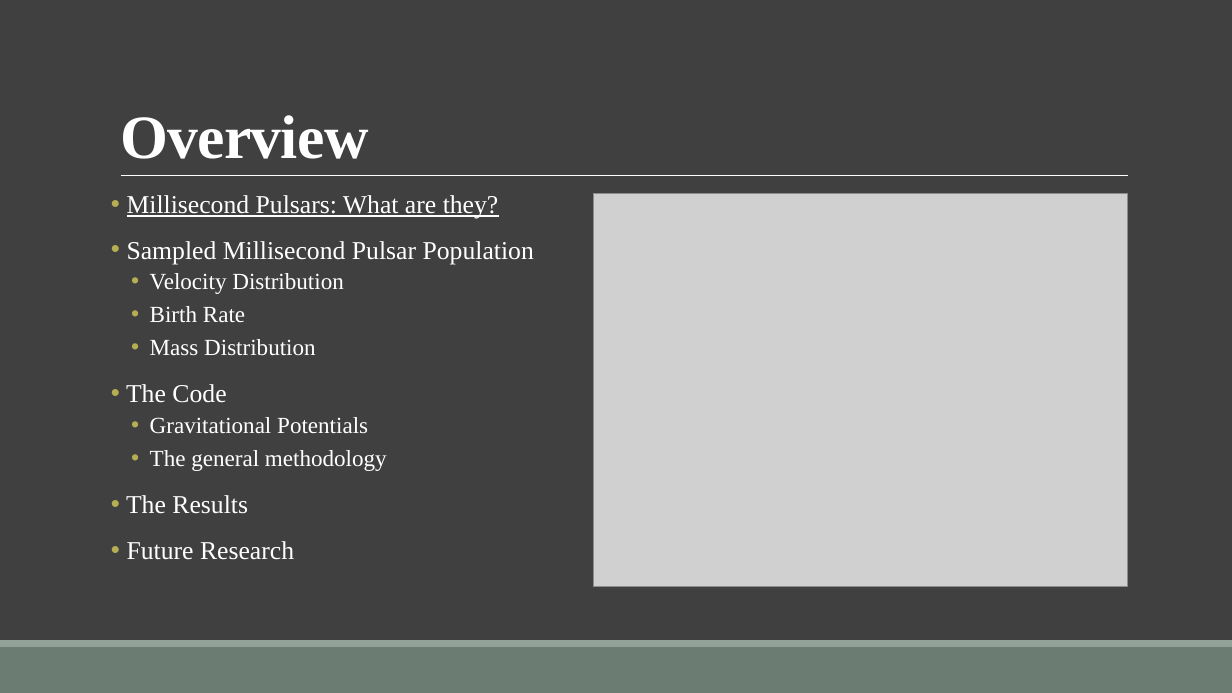
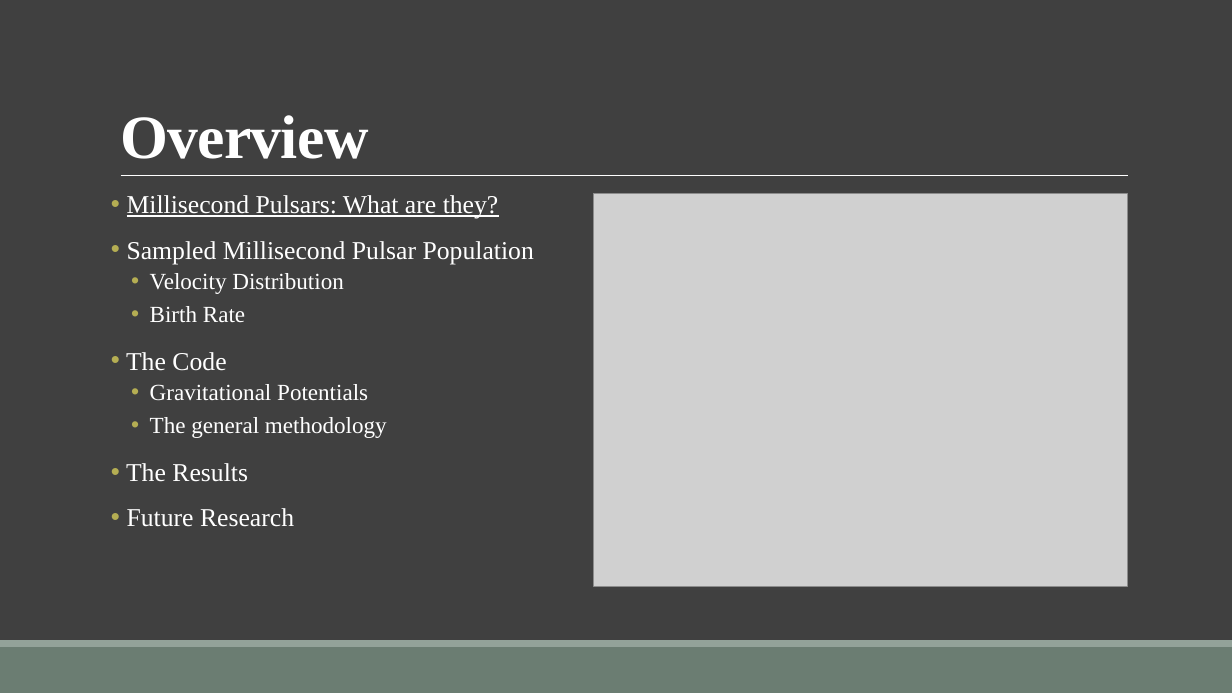
Before and after one commit to ErwanH29/Team-B-Millisecond-Pulsars, a slide deck: slide 4 of Documents/The Milky Way and its Millisecond Pulsar Population.pptx. Drawn at 1232x693 pixels with LibreOffice and Linux fonts; fonts in the diff are those of the drawing; grey boxes stand for pictures. Boxes give left, top, right and bottom in pixels: in the first picture for what was removed or moved away, otherwise in the second. Text is boxed around its words. In the diff, an @@ line names an element or a change of style, - is before the commit and + after.

```diff
--- a/Documents/The Milky Way and its Millisecond Pulsar Population.pptx
+++ b/Documents/The Milky Way and its Millisecond Pulsar Population.pptx
@@ text at (x1=150, y1=339, x2=316, y2=355): paragraph removed @@
-  • Mass Distribution
```
Also in this commit, not shown: 4 other slides changed, 1 slide removed.
